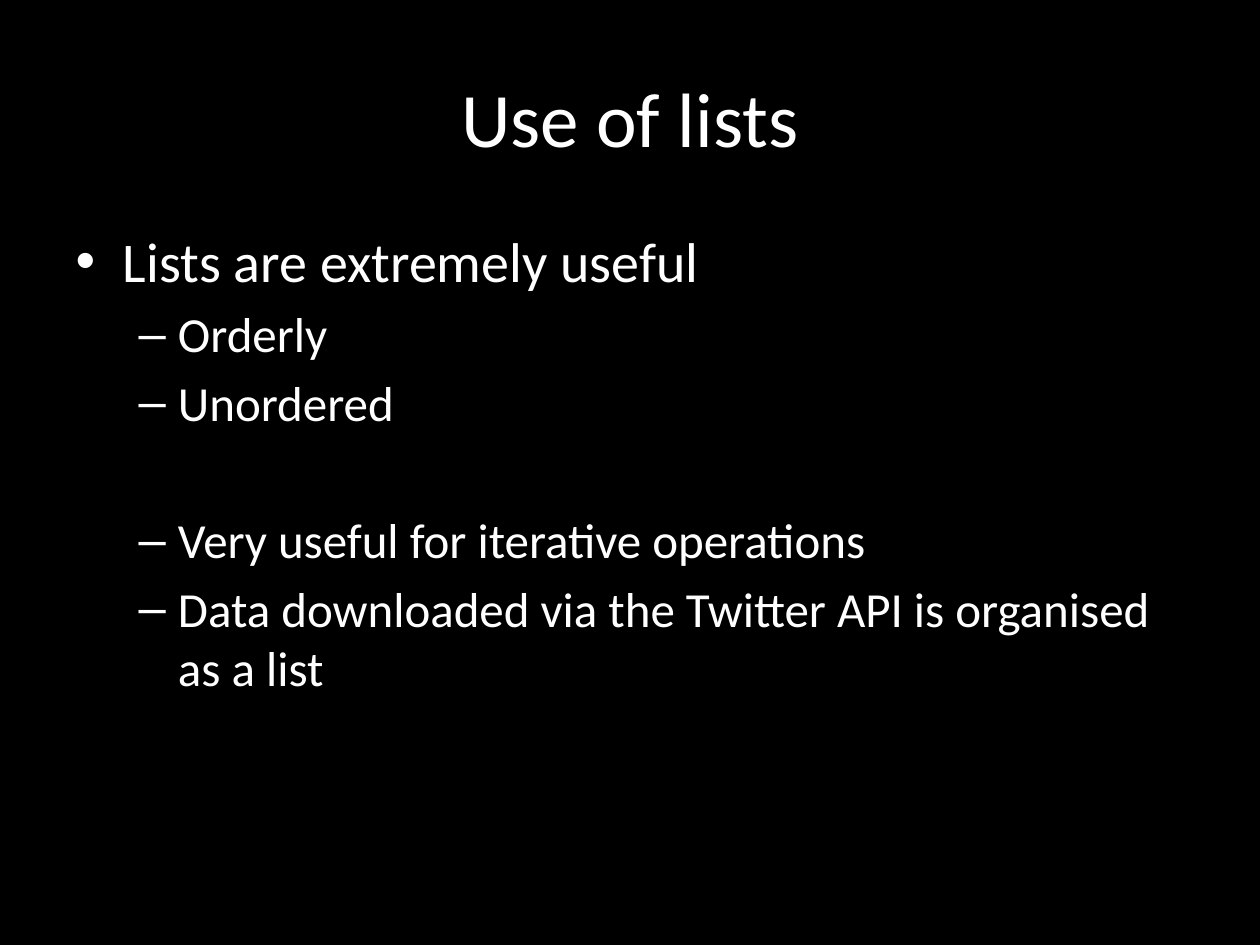
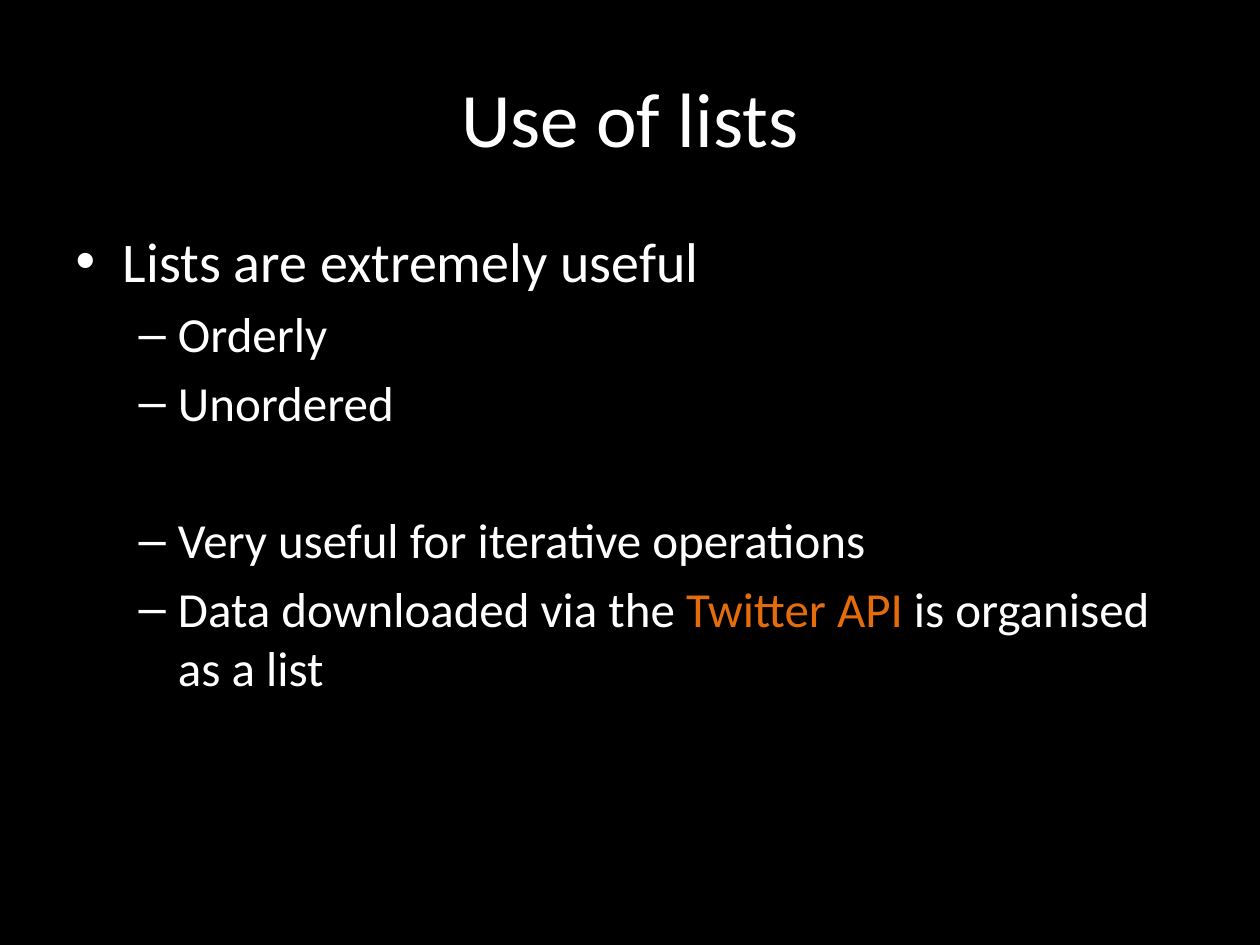
Before and after one commit to obroma/WMGtraining, a slide deck: slide 63 of r-data-structures.pptx. Drawn at 1260x945 pixels with LibreOffice and Linux fonts; fonts in the diff are those of the drawing. Boxes give left, top, right and bottom in pixels: in the first picture for what was removed or moved away, otherwise in the second. Text is boxed around its words. In the diff, an @@ line names an element or a change of style, - is before the commit and + after.

```diff
--- a/r-data-structures.pptx
+++ b/r-data-structures.pptx
@@ text at box(178, 593, 1149, 687): text colour #FFFFFF to #E46C0A in "Twitter API" @@
```
Also in this commit, not shown: 3 other slides changed, 1 slide added.
